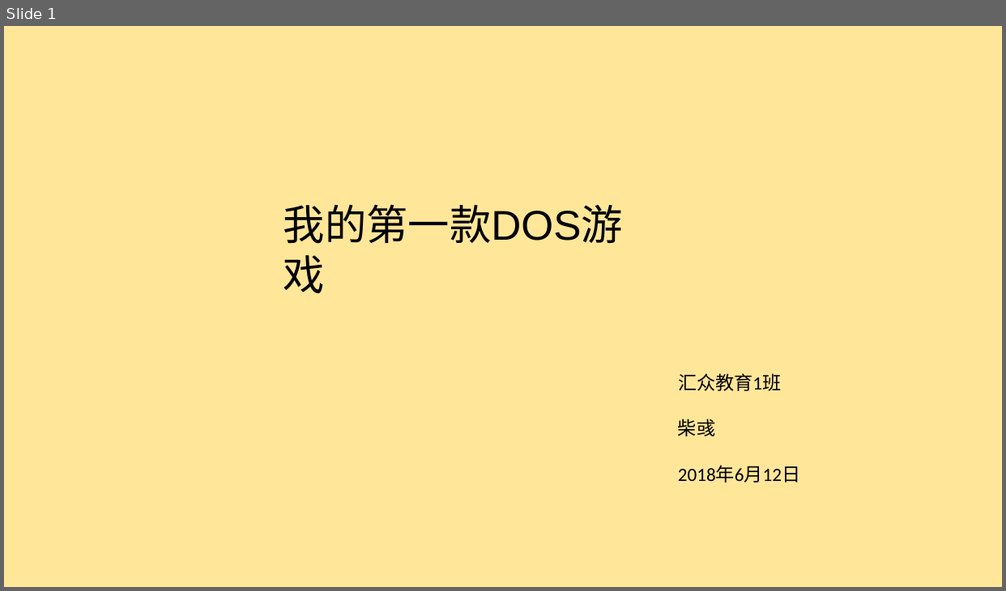
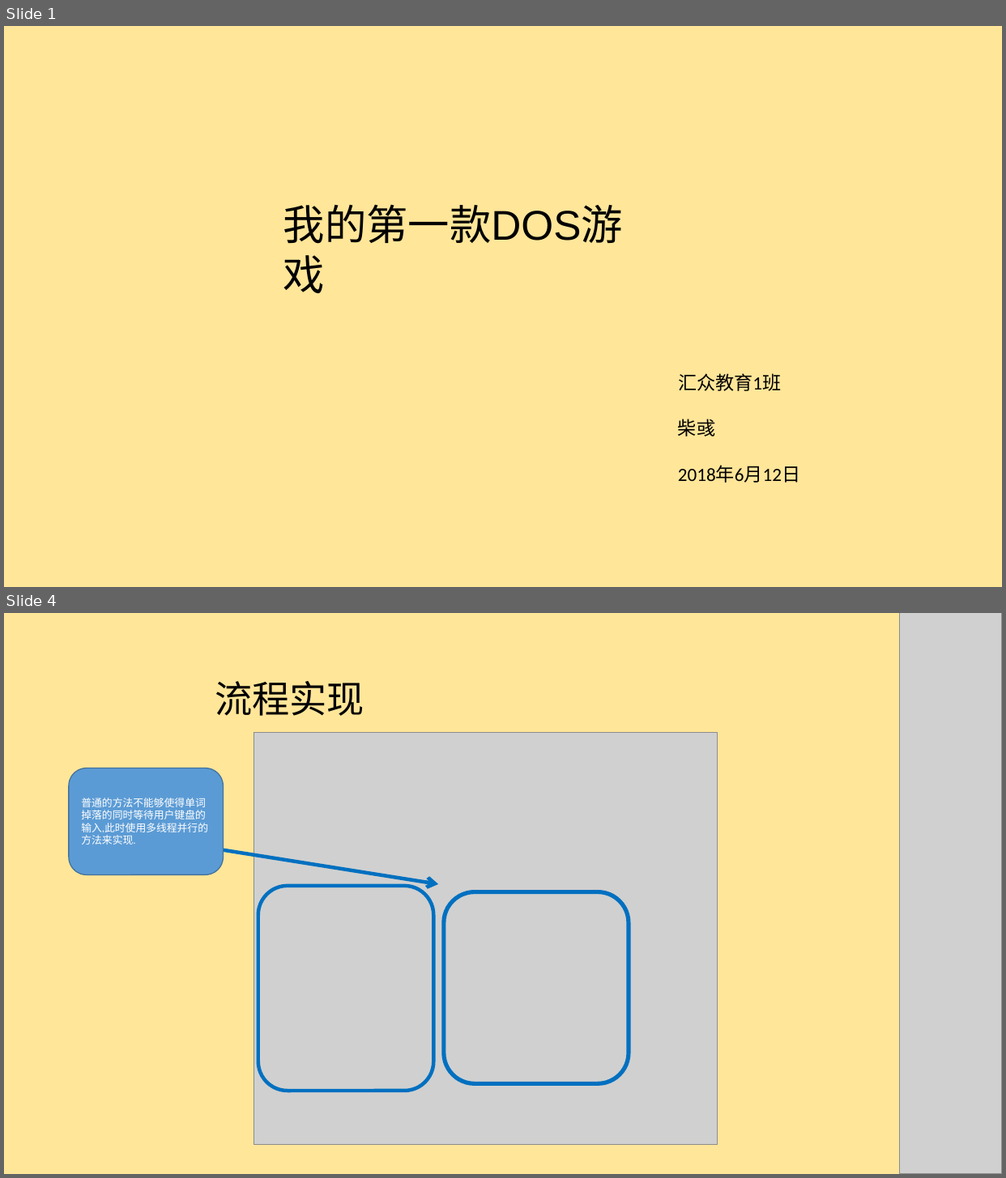
Before and after one commit to CatherineIsNotHere/MyStudyProject, a slide deck: 演示文稿1.pptx. Shown one above the other, each under a label of ours: slide 1 before the commit, slides 1 and 4 after it; the slides between them are not shown. The pictures are 1006x591 and 1006x1178 pixels, drawn with LibreOffice and Linux fonts; fonts in the diff are those of the drawing; grey boxes stand for pictures. Boxes give left, top, right and bottom in pixels: in the first picture for what was removed or moved away, otherwise in the second. Text is boxed around its words. In the diff, an @@ line names an element or a change of style, - is before the commit and + after.

```diff
--- a/演示文稿1.pptx
+++ b/演示文稿1.pptx
@@ slide 4 added at (4, 613, 1002, 1174), background #FFE699 @@
@@ picture added at (899, 613, 1002, 1174) @@
@@ text added at (215, 681, 364, 716), 36 pt, text #000000 @@
+流程实现
@@ picture added at (254, 732, 718, 1145) @@
@@ rounded rectangle added at (68, 768, 223, 875), fill #5B9BD5, outline #43739E 1 pt, 10 pt, text #FFFFFF @@
+普通的方法不能够使得单词掉落的同时等待用户键盘的输入,此时使用多线程并行的方法来实现.
@@ arrow added from (223, 850) to (438, 884), #0070C0 3.5 pt @@
@@ rounded rectangle added at (258, 886, 434, 1092), outline #0070C0 3.5 pt @@
@@ rounded rectangle added at (444, 892, 629, 1084), outline #0070C0 4 pt @@
```
Also in this commit, not shown: 7 other slides added, 8 slides removed, 5 other files.
